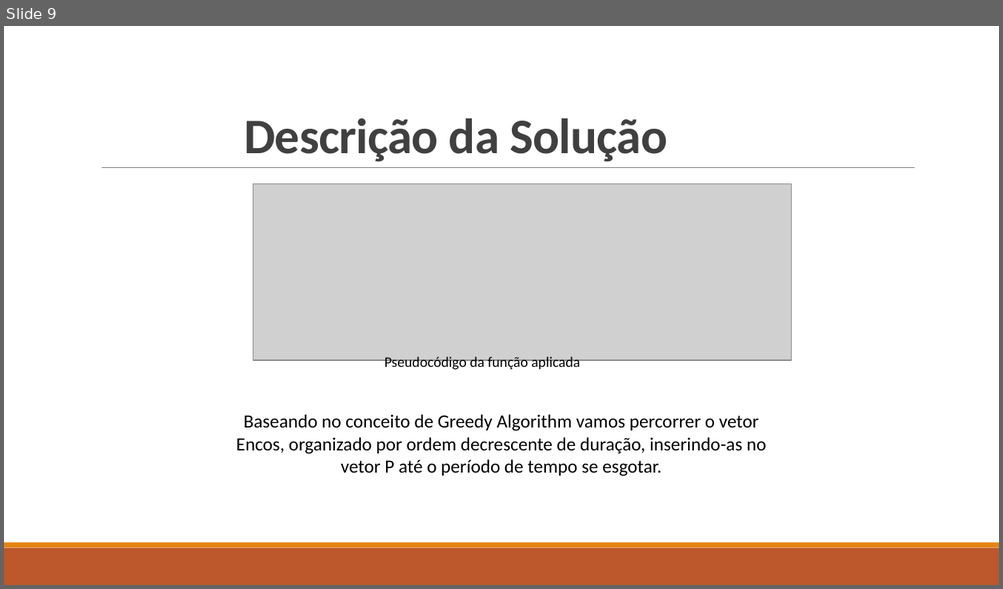
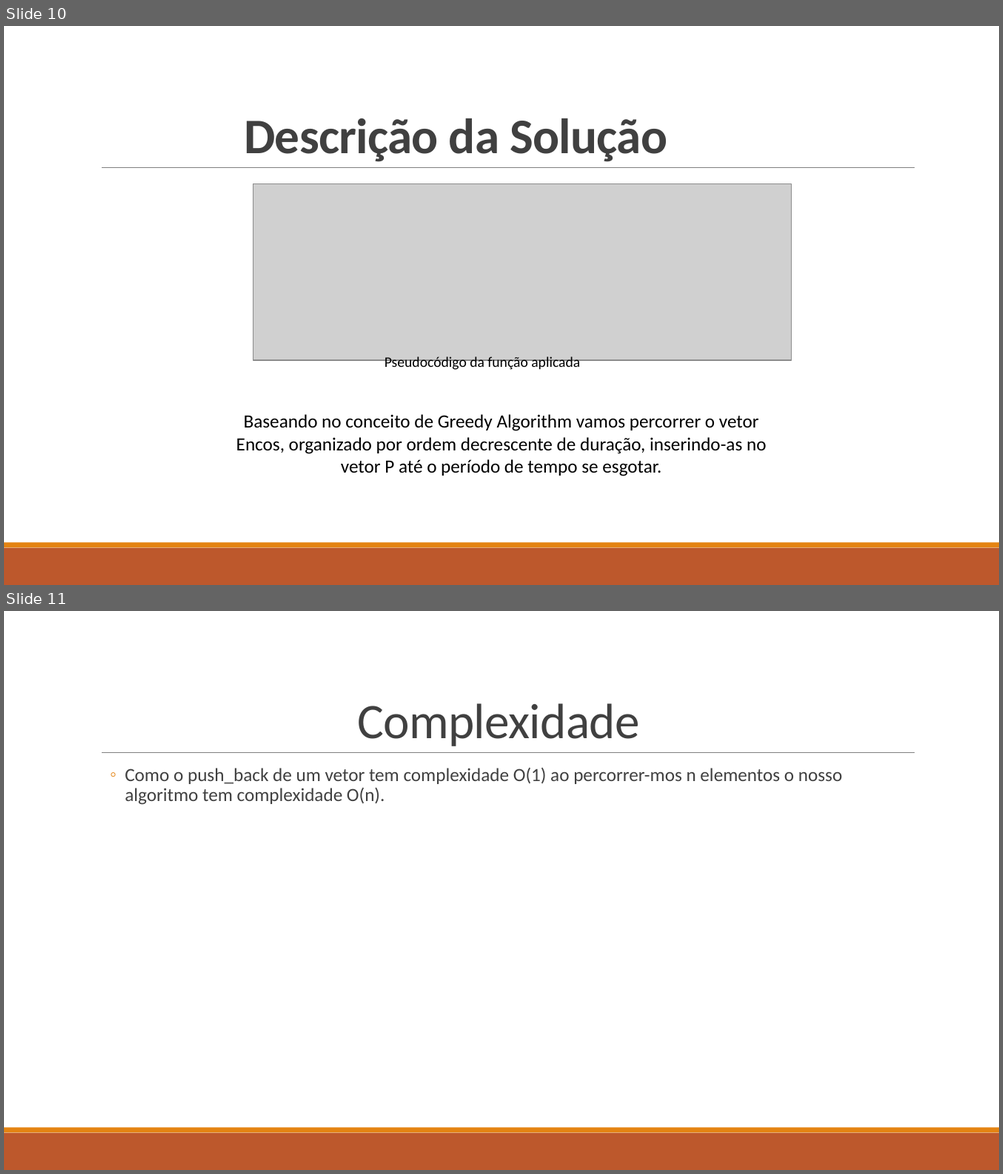
Before and after one commit to Miggs7/DA-Proj-22, a slide deck: Presentation/Logística Urbana para Entrega de Mercadorias.pptx. Shown one above the other, each under a label of ours: slide 9 before the commit, slides 10 and 11 after it. The pictures are 1003x589 and 1003x1174 pixels, drawn with LibreOffice and Linux fonts; fonts in the diff are those of the drawing; grey boxes stand for pictures. Boxes give left, top, right and bottom in pixels: in the first picture for what was removed or moved away, otherwise in the second. Text is boxed around its words. In the diff, an @@ line names an element or a change of style, - is before the commit and + after.

```diff
--- a/Presentation/Logística Urbana para Entrega de Mercadorias.pptx
+++ b/Presentation/Logística Urbana para Entrega de Mercadorias.pptx
@@ slide 11 added at (4,611,999,1170), background #FFFFFF; not listed: 3 template elements that a slide beside it also shows @@
@@ title added at (358,703,640,746), 48 pt, text #404040 @@
+Complexidade
@@ text added at (125,768,842,805), 18 pt, text #404040 @@
+  ◦ Como o push_back de um vetor tem complexidade O(1) ao percorrer-mos n elementos o nosso algoritmo tem complexidade O(n).
@@ what was slide 9 is now slide 10 @@
```
Also in this commit, not shown: 6 slides changed, 3 other slides added, 1 slide removed, 9 other files.
